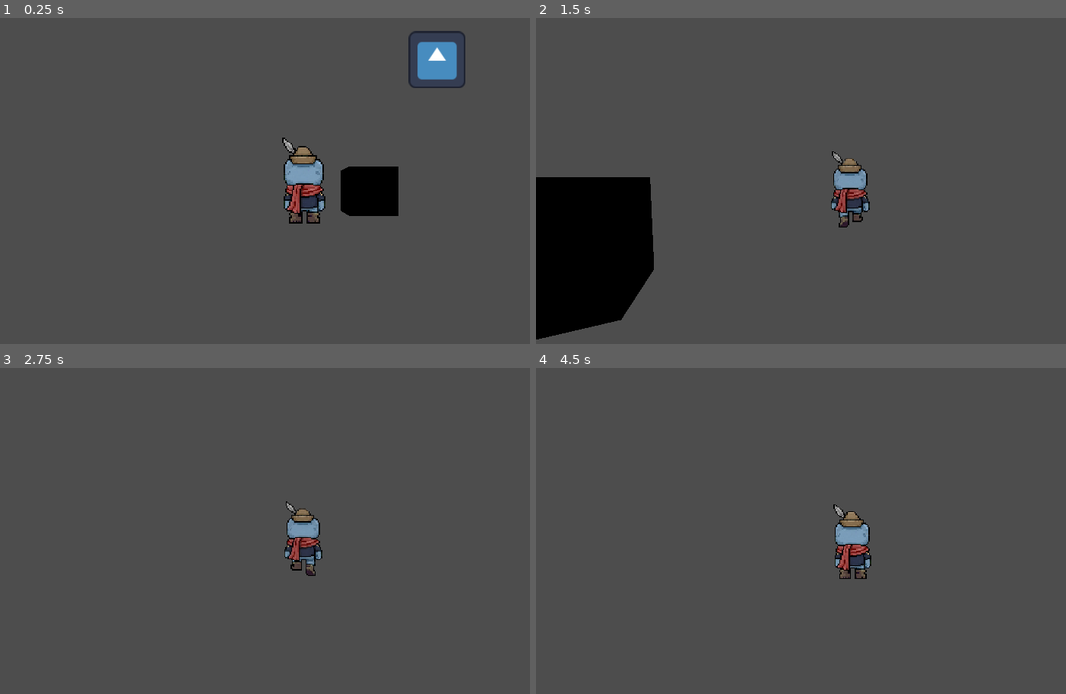
Above: before the commit, frames 1-4 (two rows, left to right).
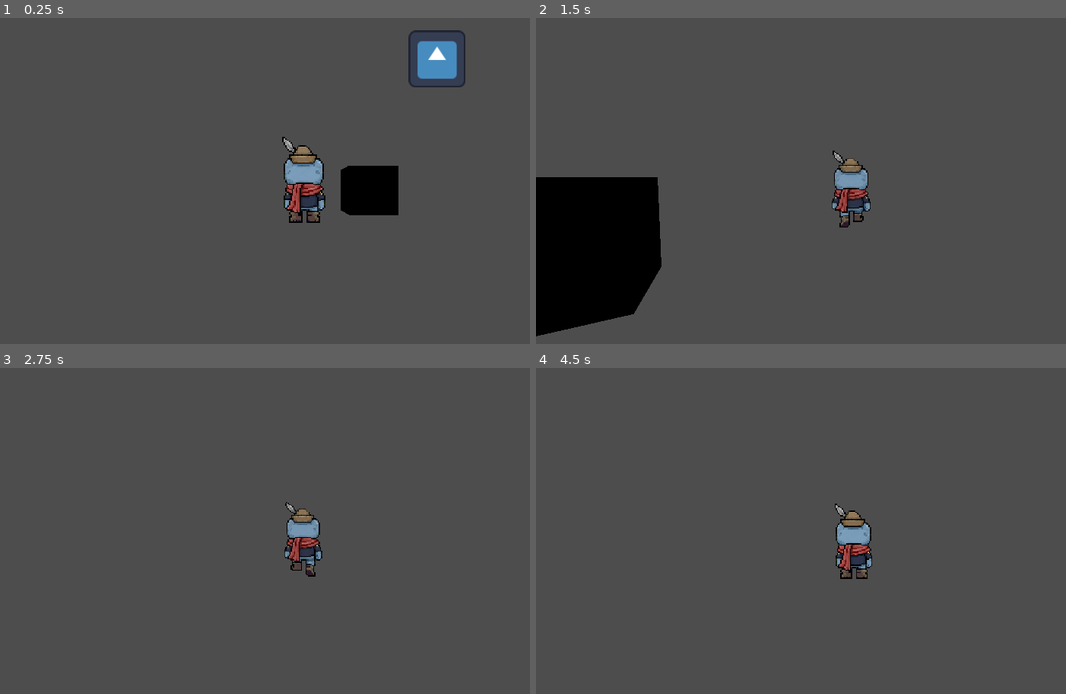
Above: after the commit, the same moments.

Repository: DBorgKiwami/group-project
Game: Godot game, scene res://scenes/levels/3d/testlevel.tscn
Two runs of this game, one before a commit and one after it. Both use one fixed random seed, a clock stepped at 60 frames per second and the inputs below. The engine's default icon, where the game draws it, is replaced by a stand-in: a white triangle on a blue panel in a dark square.
Inputs (mouse positions are in pixels of both pictures, inside the frame that each line leads up to):
- Up to frame 1 (0.25 s): no input
- Up to frame 2 (1.5 s): tap Enter (ui_accept) at 0.5, 0.77 s; move the mouse to (875, 187) at 0.52 s; hold Shift (attack) 0.53-1.28 s; hold Up (ui_up) from 0.53 s (still down); move the mouse to (811, 190) at 1.27 s; tap / (grapple) at 1.35 s
- Up to frame 3 (2.75 s): keep holding Up (ui_up); tap Enter (ui_accept) at 1.52 s; move the mouse to (318, 534) at 2.02 s; hold E (interact) from 2.03 s (still down)
- Up to frame 4 (4.5 s): keep holding Up (ui_up); move the mouse to (832, 544) at 2.77 s; release E (interact) at 2.78 s; tap Shift (attack) at 2.85 s; tap Enter (ui_accept) at 3.02, 3.77 s; move the mouse to (885, 544) at 3.52 s; hold / (grapple) 3.53-4.28 s; move the mouse to (795, 534) at 4.27 s; tap E (interact) at 4.35 s

The runs differ from the first frame. In frame 1, 0.6% of the frame differs, in the area x 53-88%, y 3-64%; in frame 2, 1.2%, in the area x 0-64%, y 40-99%; in frame 3, 0.1%; in frame 4, 0.6%.

Commit message:
I hate myself (Physics Interpolation enabled, changes reverted)

Diff:
--- a/project.godot
+++ b/project.godot
@@ -107,6 +107,7 @@
 [physics]
 
 3d/physics_engine="Jolt Physics"
+common/physics_interpolation=true
 
 [rendering]
 
--- a/scripts/playermovement/player3d.gd
+++ b/scripts/playermovement/player3d.gd
@@ -25,7 +25,6 @@
 var lastDirection = Vector3(0,0,-1)
 var bob_time = 0.0
 var sprite_base_y = 0.0
-var camera_rotation_value = Vector2(0,0)
 
 
 func bounce(bounce_height):
@@ -72,13 +71,10 @@
 	if camera_dir and !inDialogue and event is InputEventMouseMotion:
 		var yRotation = deg_to_rad(event.relative.x * CAMERA_SPEED)
 
-		camera_rotation_value.y += yRotation
-		camera_rotation_value.x += event.relative.y * CAMERA_SPEED
-
-		#rotation.y -= yRotation
-		#camera_pivot.rotation.y -= yRotation
-		#camera_pivot.rotation_degrees.x = clampf(camera_pivot.rotation_degrees.x - (event.relative.y  * CAMERA_SPEED), -90, 90)
-		#pass
+		rotation.y -= yRotation
+		camera_pivot.rotation.y -= yRotation
+		camera_pivot.rotation_degrees.x = clampf(camera_pivot.rotation_degrees.x - (event.relative.y  * CAMERA_SPEED), -90, 90)
+		pass
 	camera_dir = Input.get_last_mouse_screen_velocity()
 	if event.is_action_pressed("grapple") and !inDialogue:
 		#print(grappleArea.get_overlapping_areas())
@@ -88,13 +84,6 @@
 		Scenecontroler.load_scene("res://scenes/levels/2d/testlevel2d.tscn")
 
 func _physics_process(delta: float) -> void:
-	#rotation.y -= delta*5
-	#camera_pivot.rotation.y -= delta*5
-	rotation.y -= camera_rotation_value.y
-	camera_pivot.rotation.y -= camera_rotation_value.y
-	camera_pivot.rotation_degrees.x = clampf(camera_pivot.rotation_degrees.x - (camera_rotation_value.x), -90, 90)
-
-	camera_rotation_value = Vector2.ZERO
 
 	if jump_buffer > 0:
 		jump_buffer -= delta
